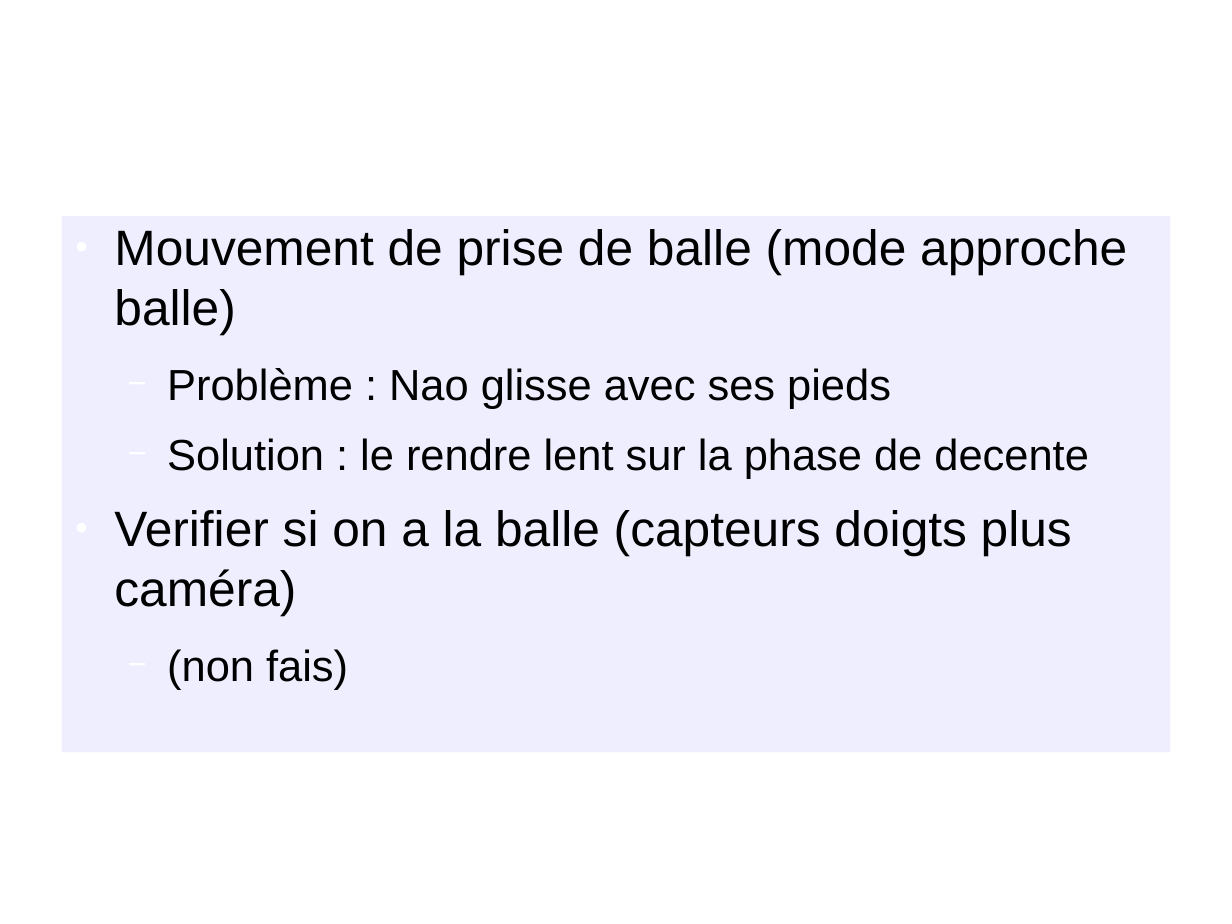
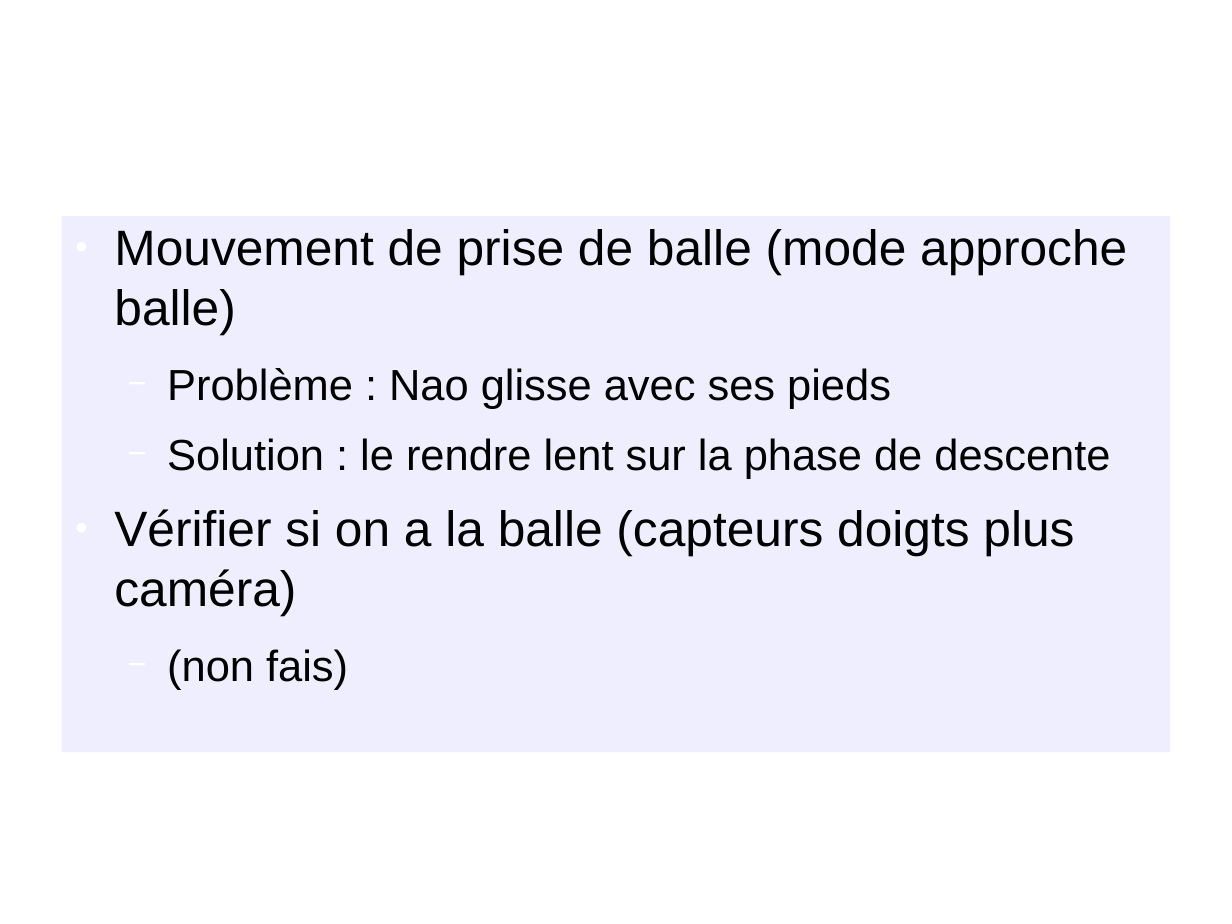
Before and after one commit to NesKaphe/nao-p7, a slide deck: slide 21 of documents/diaporama/diapo_nao.odp. Drawn at 1232x924 pixels with LibreOffice and Linux fonts; fonts in the diff are those of the drawing; background and template pictures are left out. Boxes give left, top, right and bottom in pixels: in the first picture for what was removed or moved away, otherwise in the second. Text is boxed around its words. In the diff, an @@ line names an element or a change of style, - is before the commit and + after.

```diff
--- a/documents/diaporama/diapo_nao.odp
+++ b/documents/diaporama/diapo_nao.odp
@@ text at bbox=[114, 438, 1110, 615]: text changed @@
-  − Solution : le rendre lent sur la phase de decente
-● Verifier si on a la balle (capteurs doigts plus caméra)
+  − Solution : le rendre lent sur la phase de descente
+● Vérifier si on a la balle (capteurs doigts plus caméra)
```
Also in this commit, not shown: 11 other slides changed.
